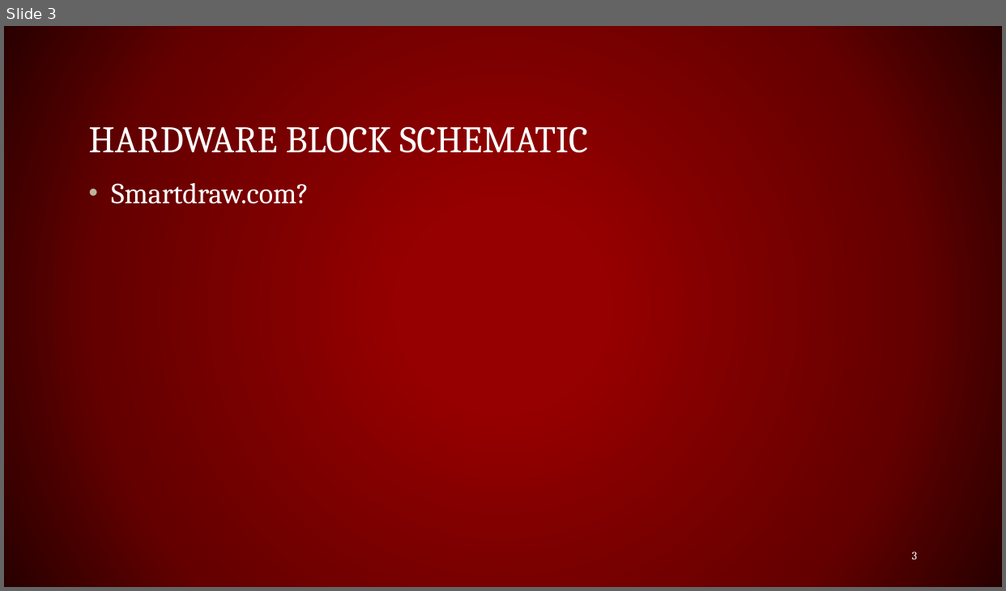
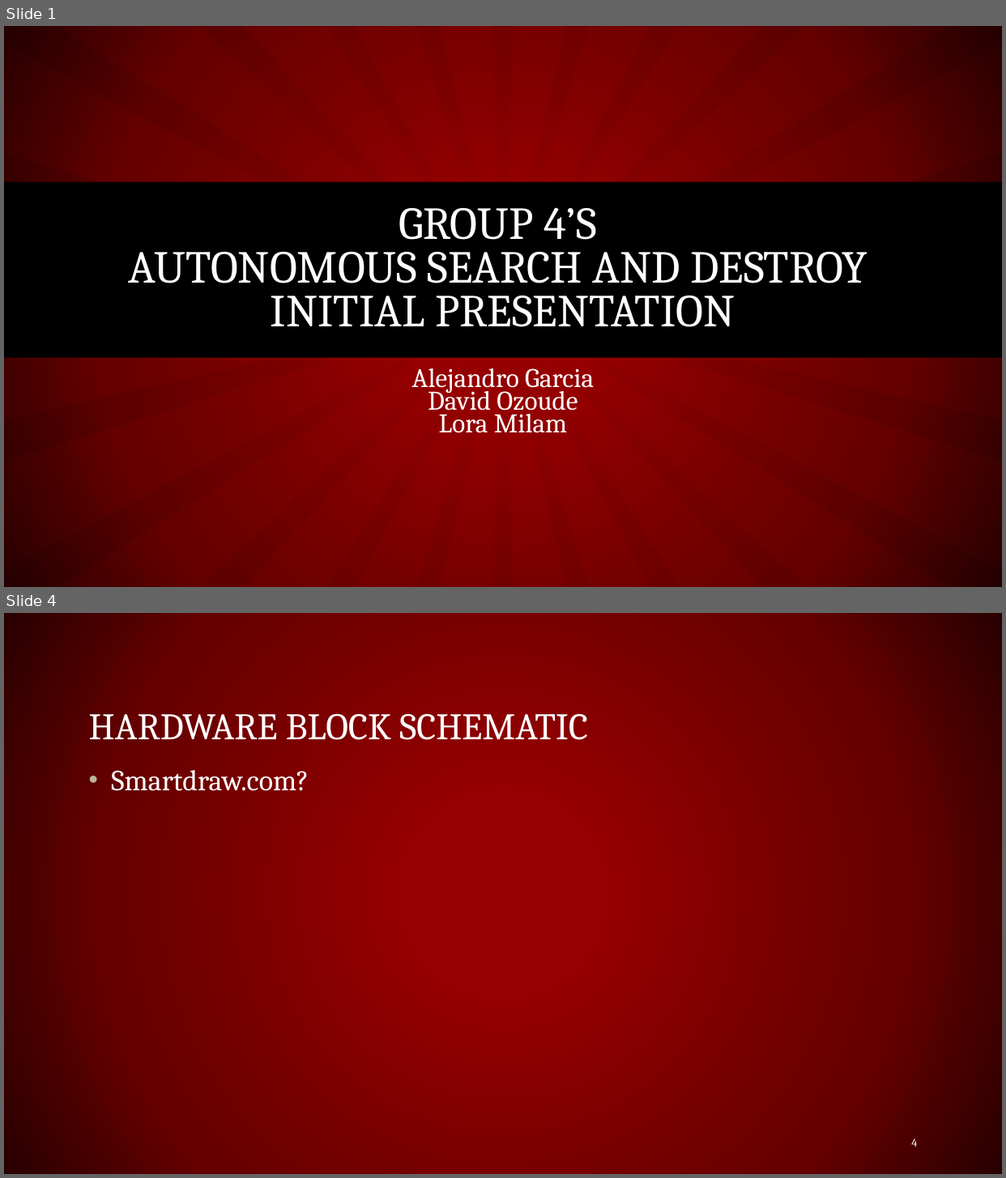
Before and after one commit to lmilam/Project-Lab-1-Group-4-, a slide deck: Group4Prez.pptx. Shown one above the other, each under a label of ours: slide 3 before the commit, slides 1 and 4 after it; the slides between them are not shown. The pictures are 1006x591 and 1006x1178 pixels, drawn with LibreOffice and Linux fonts; fonts in the diff are those of the drawing. Boxes give left, top, right and bottom in pixels: in the first picture for what was removed or moved away, otherwise in the second. Text is boxed around its words. In the diff, an @@ line names an element or a change of style, - is before the commit and + after.

```diff
--- a/Group4Prez.pptx
+++ b/Group4Prez.pptx
@@ slide 1 added at (4, 26, 1002, 587), background gradient #960000 to #650000 to #290000 @@
@@ freeform shape added at (4, 26, 1002, 587), fill gradient #000000 @@
@@ rectangle added at (4, 182, 1002, 357), fill #000000 @@
@@ title added at (128, 207, 867, 327), 44 pt, text #FFFFFF @@
+GROUP 4’S
+AUTONOMOUS SEARCH AND DESTROY
+INITIAL PRESENTATION
@@ subtitle added at (412, 369, 594, 433), 25.9 pt, text #FFFFFF @@
+Alejandro Garcia
+David Ozoude
+Lora Milam
@@ what was slide 3 is now slide 4 @@
@@ page number at (911, 1139, 917, 1147): text changed @@
-3
+4
```
Also in this commit, not shown: 3 slides changed, 1 other slide added, 1 slide removed.
